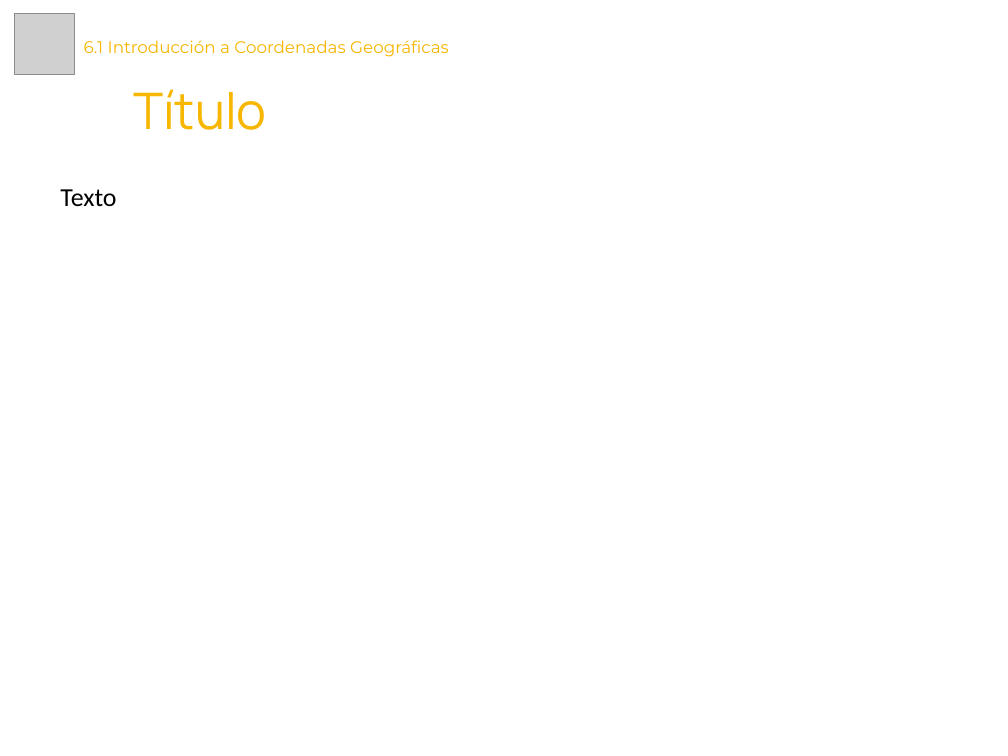
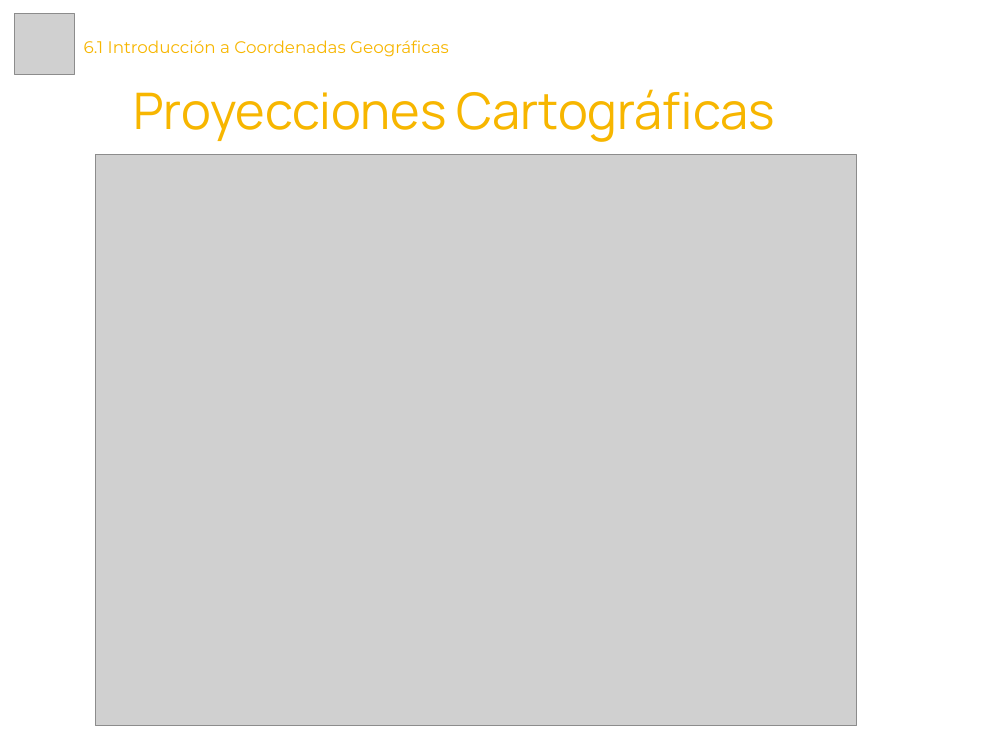
Before and after one commit to Laboratoria/curriculum, a slide deck: slide 3 of 18-data-visualization/Contenido Semana 3/6.1. Presentación - Introducción a Coordenadas Geográficas.pptx (slide 2 before the commit). Drawn at 1008x756 pixels with LibreOffice and Linux fonts; fonts in the diff are those of the drawing; grey boxes stand for pictures. Boxes give left, top, right and bottom in pixels: in the first picture for what was removed or moved away, otherwise in the second. Text is boxed around its words. In the diff, an @@ line names an element or a change of style, - is before the commit and + after.

```diff
--- a/18-data-visualization/Contenido Semana 3/6.1. Presentación - Introducción a Coordenadas Geográficas.pptx
+++ b/18-data-visualization/Contenido Semana 3/6.1. Presentación - Introducción a Coordenadas Geográficas.pptx
@@ text at (133, 89, 776, 142): text changed @@
-Título
+Proyecciones Cartográficas
@@ picture added at (95, 154, 857, 726) @@
@@ text removed at (60, 189, 116, 206) @@
-Texto
```
Also in this commit, not shown: 4 slides added, 16 other files.
